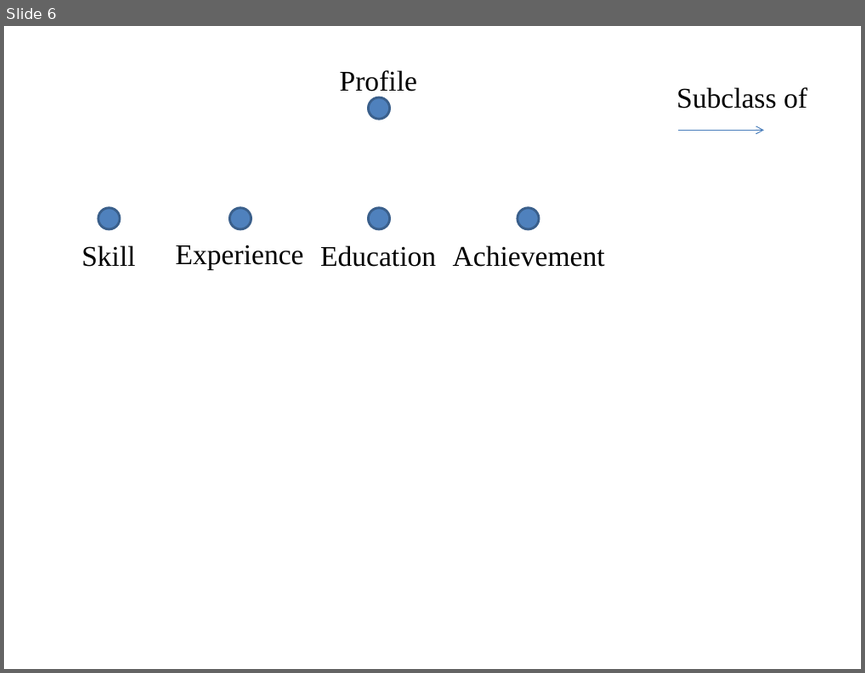
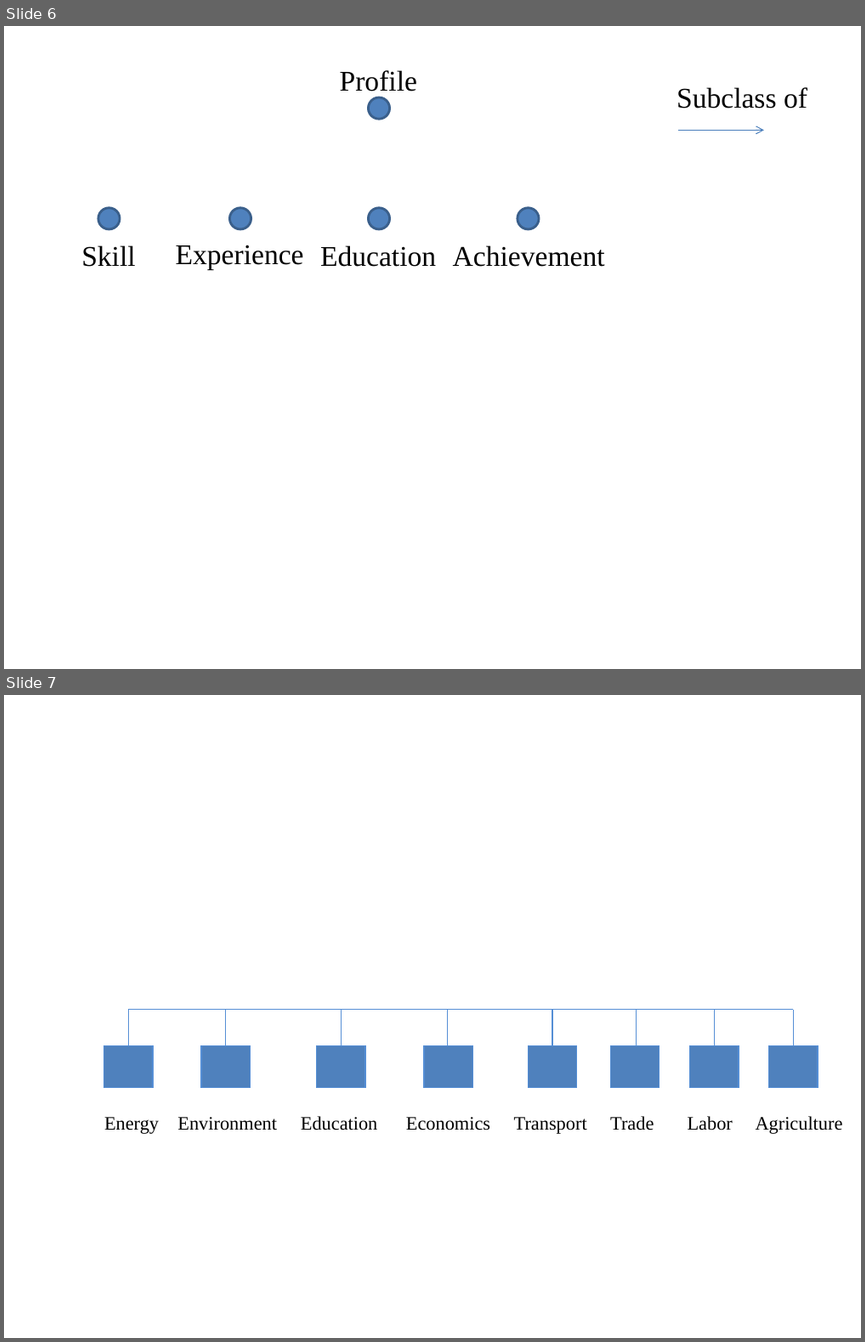
Before and after one commit to khanhduy94/jobzoom, a slide deck: Documents/Thesis Report Picture.pptx. Shown one above the other, each under a label of ours: slide 6 before the commit, slides 6 and 7 after it. The pictures are 865x673 and 865x1342 pixels, drawn with LibreOffice and Linux fonts; fonts in the diff are those of the drawing. Boxes give left, top, right and bottom in pixels: in the first picture for what was removed or moved away, otherwise in the second. Text is boxed around its words. In the diff, an @@ line names an element or a change of style, - is before the commit and + after.

```diff
--- a/Documents/Thesis Report Picture.pptx
+++ b/Documents/Thesis Report Picture.pptx
@@ slide 7 added at (4, 695, 861, 1338), background #FFFFFF @@
@@ line added from (128, 1045) to (128, 1009), #558ED5 0.75 pt @@
@@ line added from (128, 1009) to (793, 1009), #558ED5 0.75 pt @@
@@ line added from (226, 1045) to (226, 1009), #558ED5 0.75 pt @@
@@ line added from (341, 1045) to (341, 1009), #558ED5 0.75 pt @@
@@ line added from (447, 1045) to (447, 1009), #558ED5 0.75 pt @@
@@ line added from (552, 1045) to (552, 1009), #558ED5 0.75 pt @@
@@ line added from (636, 1045) to (636, 1009), #558ED5 0.75 pt @@
@@ line added from (715, 1045) to (715, 1009), #558ED5 0.75 pt @@
@@ line added from (793, 1045) to (793, 1009), #558ED5 0.75 pt @@
@@ rectangle added at (104, 1045, 153, 1088), fill #4F81BD, outline #558ED5 1 pt @@
@@ rectangle added at (201, 1045, 250, 1088), fill #4F81BD, outline #558ED5 1 pt @@
@@ rectangle added at (317, 1045, 365, 1088), fill #4F81BD, outline #558ED5 1 pt @@
@@ rectangle added at (424, 1045, 472, 1088), fill #4F81BD, outline #558ED5 1 pt @@
@@ rectangle added at (528, 1045, 576, 1088), fill #4F81BD, outline #558ED5 1 pt @@
@@ rectangle added at (611, 1045, 659, 1088), fill #4F81BD, outline #558ED5 1 pt @@
@@ rectangle added at (689, 1045, 738, 1088), fill #4F81BD, outline #558ED5 1 pt @@
@@ rectangle added at (768, 1045, 817, 1088), fill #4F81BD, outline #558ED5 1 pt @@
@@ text added at (104, 1116, 843, 1134), 16 pt, text #000000 @@
+Energy Environment Education Economics Transport Trade Labor Agriculture
```
Also in this commit, not shown: 3 other slides added, 1 other file.
